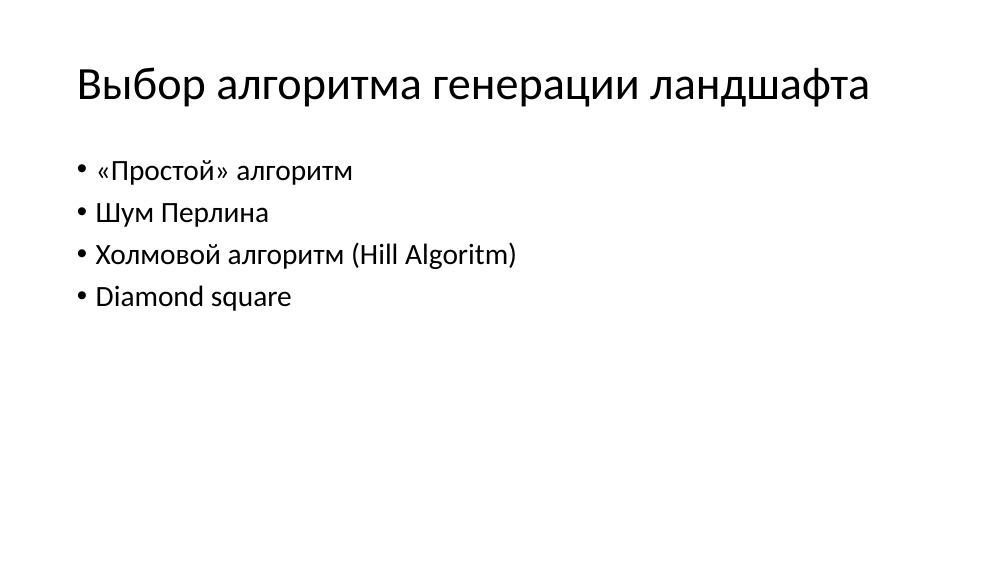
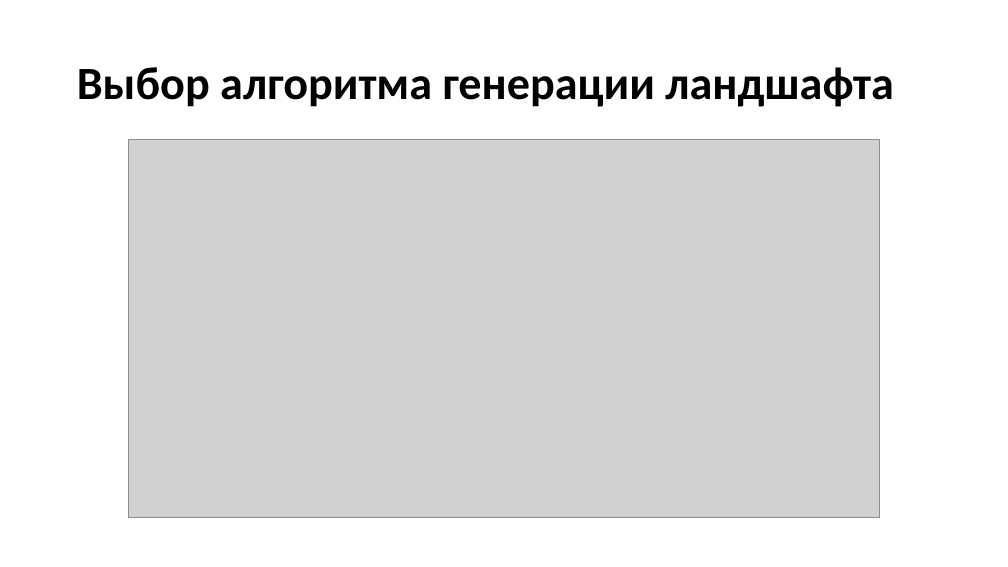
Before and after one commit to Inlucker/LandscapeTest, a slide deck: slide 4 of Presentation/Pronin LandscapeGen.pptx. Drawn at 1008x567 pixels with LibreOffice and Linux fonts; fonts in the diff are those of the drawing; grey boxes stand for pictures. Boxes give left, top, right and bottom in pixels: in the first picture for what was removed or moved away, otherwise in the second. Text is boxed around its words. In the diff, an @@ line names an element or a change of style, - is before the commit and + after.

```diff
--- a/Presentation/Pronin LandscapeGen.pptx
+++ b/Presentation/Pronin LandscapeGen.pptx
@@ title "Выбор алгоритма генерации ландшафта" at (77,67,894,107): bold on @@
@@ picture added at (129,140,879,518) @@
@@ text removed at (96,160,517,311) @@
-• «Простой» алгоритм
-• Шум Перлина
-• Холмовой алгоритм (Hill Algoritm)
-• Diamond square
```
Also in this commit, not shown: 7 other slides changed, 1 other file.
